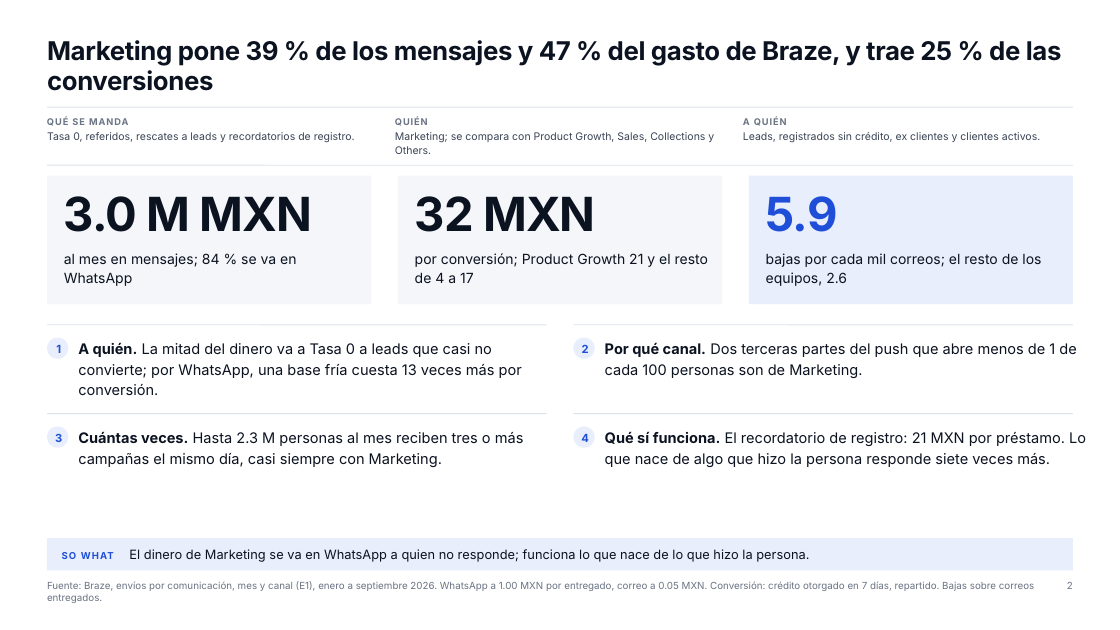
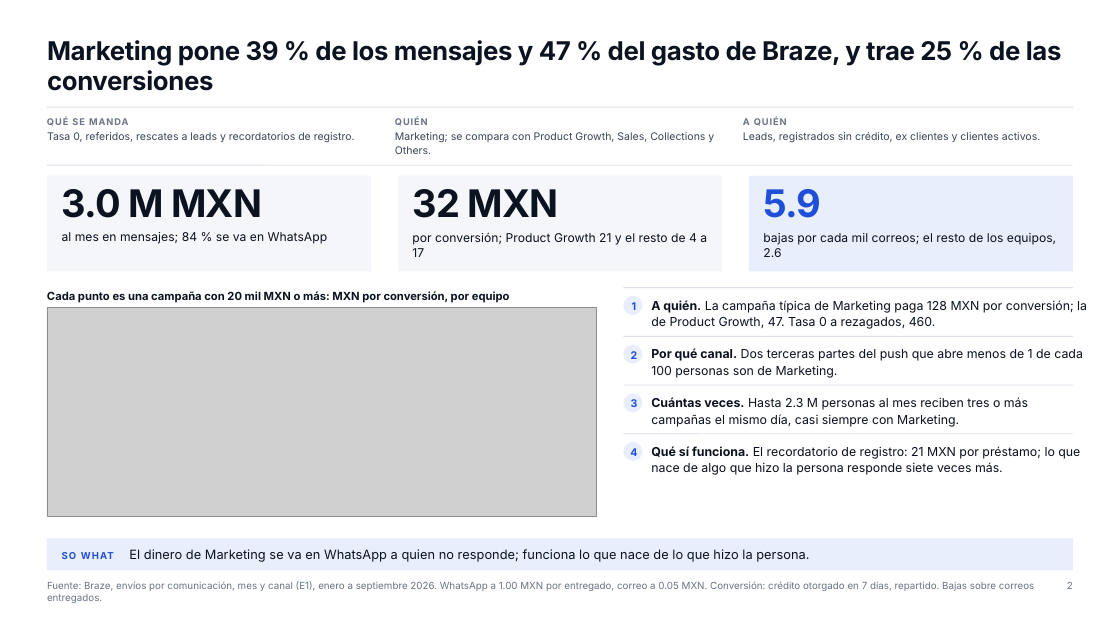
Before and after one commit to dvillasisr-lab/claude, a slide deck: slide 2 of braze-analysis/deck/v6/marketing/DECK_marketing.pptx. Drawn at 1120x630 pixels with LibreOffice and Linux fonts; fonts in the diff are those of the drawing; grey boxes stand for pictures. Boxes give left, top, right and bottom in pixels: in the first picture for what was removed or moved away, otherwise in the second. Text is boxed around its words. In the diff, an @@ line names an element or a change of style, - is before the commit and + after.

```diff
--- a/braze-analysis/deck/v6/marketing/DECK_marketing.pptx
+++ b/braze-analysis/deck/v6/marketing/DECK_marketing.pptx
@@ rectangle: place and size @@
-rectangle at <box>47,176,371,304</box>
+rectangle at <box>47,176,371,271</box>
@@ rectangle: place and size @@
-rectangle at <box>398,176,723,304</box>
+rectangle at <box>398,176,723,271</box>
@@ rectangle: place and size @@
-rectangle at <box>749,176,1074,304</box>
+rectangle at <box>749,176,1074,271</box>
@@ text "3.0 M MXN": place and size @@
-text "3.0 M MXN" at <box>64,196,313,232</box>
+text "3.0 M MXN" at <box>62,189,262,218</box>
@@ size 40.3 to 32.6 pt, letter spacing -0.8 to -0.7 pt in 3 elements at <box>62,189,262,218</box>, <box>763,189,821,218</box>, <box>412,189,559,218</box> @@
@@ text "32 MXN": place and size @@
-text "32 MXN" at <box>415,196,596,232</box>
+text "32 MXN" at <box>412,189,559,218</box>
@@ text "5.9": place and size @@
-text "5.9" at <box>766,196,838,232</box>
+text "5.9" at <box>763,189,821,218</box>
@@ size 12 to 10.4 pt; line spacing 1.12 to 1.07 in 3 elements at <box>412,232,707,257</box>, <box>763,233,1056,257</box>, <box>62,232,328,244</box> @@
@@ text "al mes en mensajes; 84 ...": place and size @@
-text "al mes en mensajes; 84 ..." at <box>64,253,296,286</box>
+text "al mes en mensajes; 84 ..." at <box>62,232,328,244</box>
@@ text "por conversión; Product Growth 21 ...": place and size @@
-text "por conversión; Product Growth 21 ..." at <box>415,253,708,283</box>
+text "por conversión; Product Growth 21 ..." at <box>412,232,707,257</box>
@@ text "bajas por cada mil correos; ...": place and size @@
-text "bajas por cada mil correos; ..." at <box>766,253,1041,286</box>
+text "bajas por cada mil correos; ..." at <box>763,233,1056,257</box>
@@ text added at <box>47,291,510,303</box>, 9.6 pt, text #0B1220, bold @@
+Cada punto es una campaña con 20 mil MXN o más: MXN por conversión, por equipo
@@ text "1": place and size @@
-text "1" at <box>56,345,61,353</box>
+text "1" at <box>632,302,637,310</box>
@@ ellipse: place and size @@
-ellipse at <box>47,427,68,448</box>
+ellipse at <box>623,296,643,315</box>
@@ line moved from (47, 325) - (547, 325) to (623, 287) - (1073, 287) @@
@@ picture added at <box>47,308,597,517</box> @@
@@ text added at <box>651,300,1087,329</box>, 10.6 pt, text #0B1220 @@
+A quién. La campaña típica de Marketing paga 128 MXN por conversión; la de Product Growth, 47. Tasa 0 a rezagados, 460.
@@ text removed at <box>78,342,522,395</box> @@
-A quién. La mitad del dinero va a Tasa 0 a leads que casi no convierte; por WhatsApp, una base fría cuesta 13 veces más por conversión.
@@ text "2": place and size @@
-text "2" at <box>582,345,589,353</box>
+text "2" at <box>631,351,638,359</box>
@@ ellipse: place and size @@
-ellipse at <box>574,338,595,359</box>
+ellipse at <box>623,344,643,364</box>
@@ line moved from (574, 325) - (1073, 325) to (623, 336) - (1073, 336) @@
@@ text "Por qué canal. Dos terceras ...": place and size @@
-text "Por qué canal. Dos terceras ..." at <box>605,342,1076,378</box>
+text "Por qué canal. Dos terceras ..." at <box>651,348,1083,378</box>
@@ text "Por qué canal. Dos terceras ..." at <box>651,348,1083,378</box>: size 12.5 to 10.6 pt; line spacing 1.16 to 1.12 @@
@@ line moved from (47, 413) - (547, 413) to (623, 385) - (1073, 385) @@
@@ size 9.6 to 9.1 pt in 4 elements at <box>631,351,638,359</box>, <box>630,448,637,456</box>, <box>632,302,637,310</box>, <box>631,399,638,407</box> @@
@@ text "3": place and size @@
-text "3" at <box>55,434,62,442</box>
+text "3" at <box>631,399,638,407</box>
@@ ellipse: place and size @@
-ellipse at <box>47,338,68,359</box>
+ellipse at <box>623,393,643,413</box>
@@ text "Cuántas veces. Hasta 2.3 M ..." at <box>651,397,1028,427</box>: size 12.5 to 10.6 pt; line spacing 1.16 to 1.12 @@
@@ text "Cuántas veces. Hasta 2.3 M ...": place and size @@
-text "Cuántas veces. Hasta 2.3 M ..." at <box>78,431,524,467</box>
+text "Cuántas veces. Hasta 2.3 M ..." at <box>651,397,1028,427</box>
@@ text "4": place and size @@
-text "4" at <box>581,434,589,442</box>
+text "4" at <box>630,448,637,456</box>
@@ ellipse: place and size @@
-ellipse at <box>574,427,595,448</box>
+ellipse at <box>623,442,643,461</box>
@@ line moved from (574, 413) - (1073, 413) to (623, 434) - (1073, 434) @@
@@ text at <box>651,446,1080,475</box>: text changed; size 12.5 to 10.6 pt @@
-Qué sí funciona. El recordatorio de registro: 21 MXN por préstamo. Lo que nace de algo que hizo la persona responde siete veces más.
+Qué sí funciona. El recordatorio de registro: 21 MXN por préstamo; lo que nace de algo que hizo la persona responde siete veces más.
```
Also in this commit, not shown: 1 other slide changed, 2 slides added, 1 slide removed, 7 other files.
